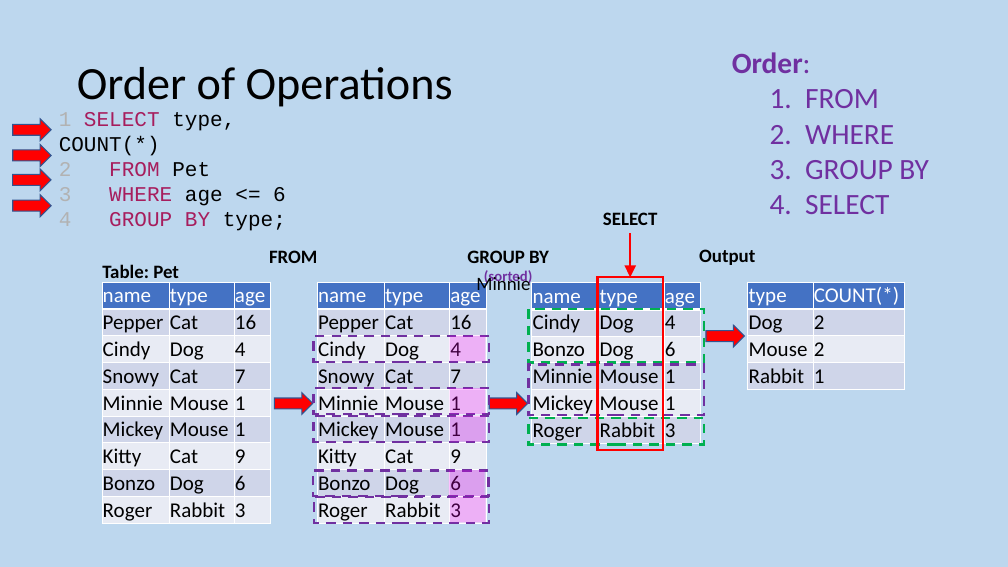
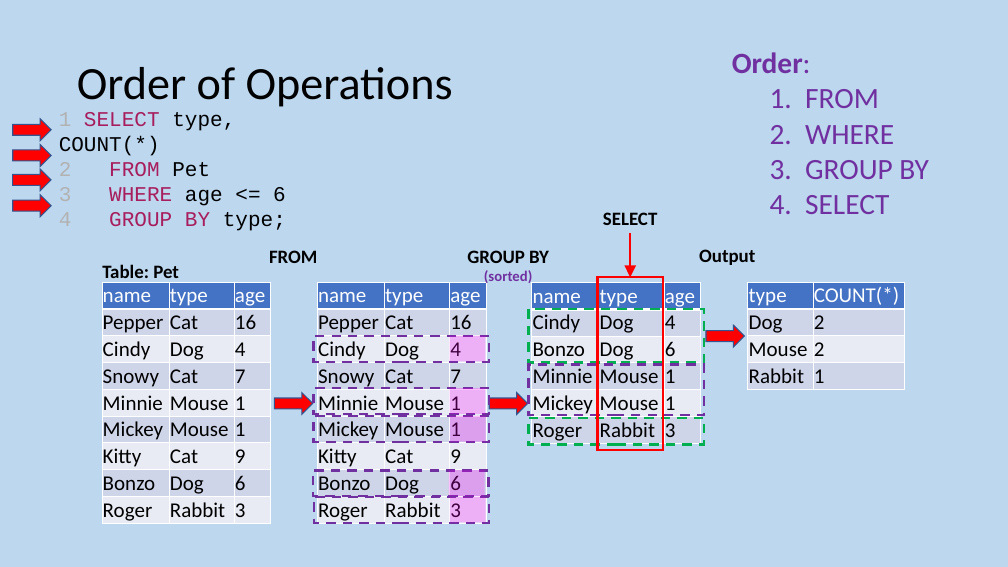
Before and after one commit to MrFriendCS/MrFriendCS.github.io, a slide deck: slide 62 of h-cs/ddd/H CS DDD Slides.pptx. Drawn at 1008x567 pixels with LibreOffice and Linux fonts; fonts in the diff are those of the drawing. Boxes give left, top, right and bottom in pixels: in the first picture for what was removed or moved away, otherwise in the second. Text is boxed around its words. In the diff, an @@ line names an element or a change of style, - is before the commit and + after.

```diff
--- a/h-cs/ddd/H CS DDD Slides.pptx
+++ b/h-cs/ddd/H CS DDD Slides.pptx
@@ text removed at <box>476,275,530,296</box> @@
-Minnie
```
Also in this commit, not shown: 2 other files.
